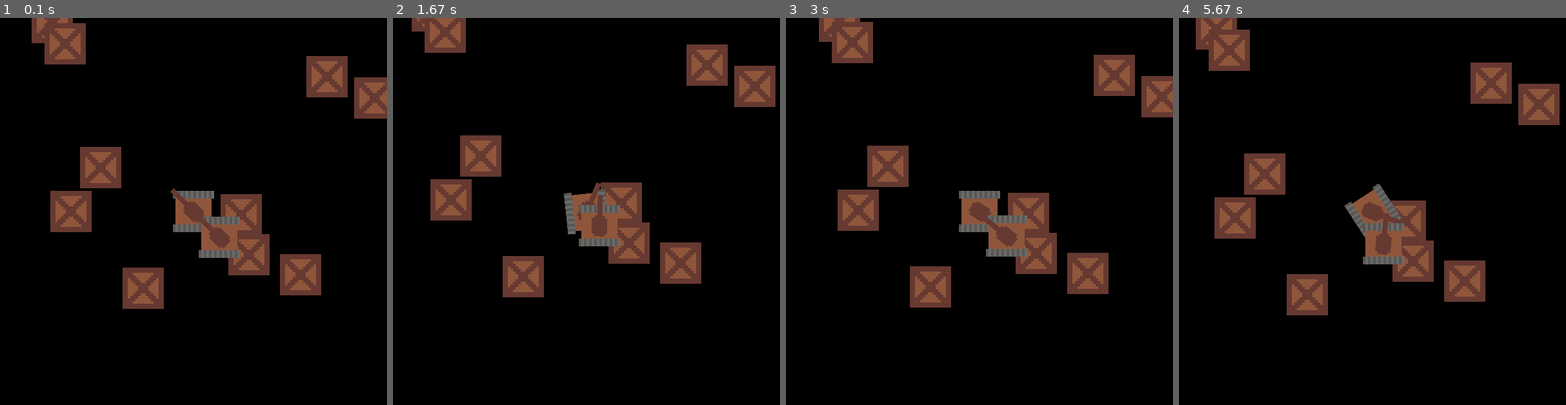
Above: before the commit, frames 1-4 (left to right).
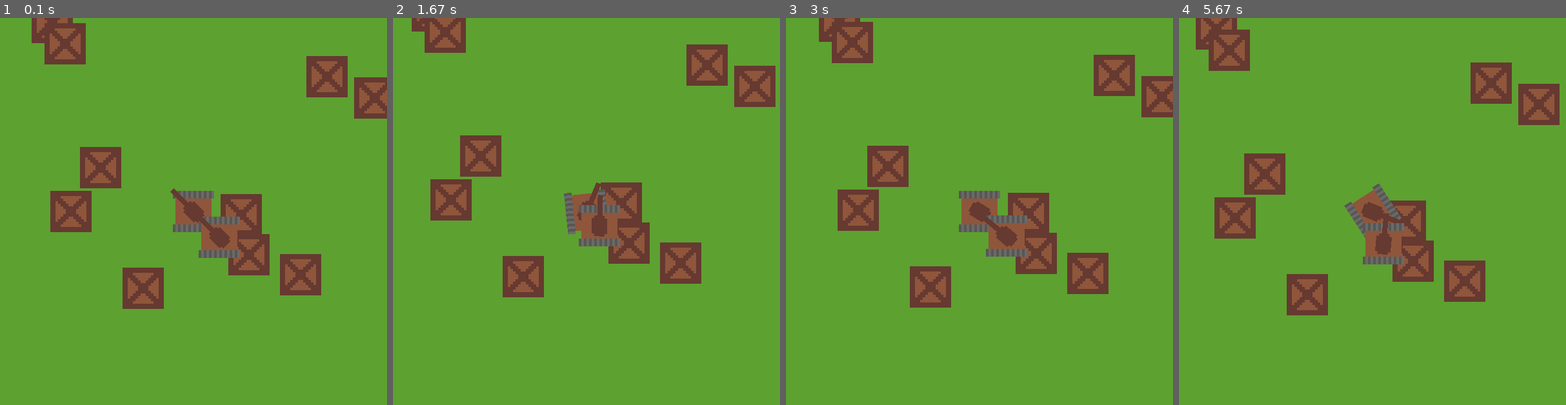
Above: after the commit, the same moments.

Repository: f1rsov08/PyGameProject
Game: pygame game, started from main.py
Two runs of this game, one before a commit and one after it. Both use one fixed random seed, a clock stepped at 60 frames per second and the inputs below.
Inputs (mouse positions are in pixels of both pictures, inside the frame that each line leads up to):
- Up to frame 1 (0.1 s): no input
- Up to frame 2 (1.67 s): hold D 0.33-0.8 s; move the mouse to (571, 226) at 0.37 s; hold W 0.83-1.13 s; move the mouse to (493, 215) at 0.87 s; hold D 1.17-1.63 s; move the mouse to (644, 76) at 1.2 s
- Up to frame 3 (3 s): hold A 1.67-2.2 s; move the mouse to (987, 79) at 1.7 s; hold S 2.23-2.53 s; move the mouse to (983, 250) at 2.27 s; hold A 2.57-2.97 s; move the mouse to (1080, 273) at 2.6 s
- Up to frame 4 (5.67 s): hold W 3-3.37 s; move the mouse to (1473, 176) at 3.03 s; hold D 3.4-4.03 s; move the mouse to (1511, 180) at 3.43 s; hold S 4.07-4.43 s; move the mouse to (1507, 288) at 4.1 s; hold A 4.47-4.93 s; move the mouse to (1387, 196) at 4.5 s; hold D 4.97-5.43 s; move the mouse to (1287, 141) at 5 s; hold W from 5.47 s (still down); move the mouse to (1476, 254) at 5.5 s

The runs differ from the first frame. In frame 1, 88% of the frame differs, in the area x 0-100%, y 0-100%; in frame 2, 89%; in frame 3, 88%; in frame 4, 88%.

Commit message:
Небольшие изменения и добавление комментариев

Diff:
--- a/main.py
+++ b/main.py
@@ -7,11 +7,13 @@
 pygame.init()
 size = width, height = 600, 600
 screen = pygame.display.set_mode(size)
-mouse_x, mouse_y = 0, 0
 all_sprites = pygame.sprite.Group()
 
 
 def load_image(name, colorkey=None):
+    '''
+    Функция для загрузки изображений
+    '''
     fullname = os.path.join('data', name)
     if not os.path.isfile(fullname):
         print(f"Файл с изображением '{fullname}' не найден")
@@ -27,7 +29,10 @@
     return image
 
 
-def blitRotate(surf, image, pos, originPos, angle):
+def blit_rotate(surf, image, pos, originPos, angle):
+    '''
+    Поворот спрайтов относительно центра
+    '''
     image_rect = image.get_rect(topleft=(pos[0] - originPos[0], pos[1] - originPos[1]))
     offset_center_to_pivot = pygame.math.Vector2(pos) - image_rect.center
 
@@ -43,23 +48,44 @@
 
 
 def distance(x1, y1, x2, y2):
+    '''
+    Расчет расстояния между точками
+    '''
     return ((x2 - x1) ** 2 + (y2 - y1) ** 2) ** 0.5
 
 
 class Camera:
+    '''
+    Камера
+    '''
+
     def __init__(self, x, y, attached_entity=None):
+        # Координаты камеры
         self.x, self.y = x, y
+        # Привязанная сущность
+        # Камера будет "следить" за ней
         self.attached_entity = attached_entity
 
     def update(self):
+        '''
+        Обновление камеры
+        '''
         if self.attached_entity is not None:
             self.x, self.y = self.attached_entity.x, self.attached_entity.y
 
-    def draw(self, screen, obj):
-        obj.draw(screen, self.x, self.y)
+    def draw(self, screen, objs):
+        '''
+        Рисование объектов
+        '''
+        for obj in objs:
+            obj.draw(screen, self.x, self.y)
 
 
 class Entity(pygame.sprite.Sprite):
+    '''
+    Сущность
+    '''
+
     def __init__(self, x, y, direction=0, health=100):
         super().__init__()
         # Положение в пространстве
@@ -69,33 +95,58 @@
         self.health = health
 
     def coords(self):
+        '''
+        Функция возвращает координаты сущности
+        '''
         return self.x, self.y
 
 
 class Tank(Entity):
+    '''
+    Танк
+    '''
+
     def __init__(self, x, y, direction=0, health=100, speed=1.5, ai='player'):
         super().__init__(x, y, direction, health)
+        # Загрузка изображений
         self.image_track = pygame.transform.scale(load_image("tank_track.png"), (128, 128))
         self.image_turret = pygame.transform.scale(load_image("tank_turret.png"), (128, 128))
+        # Задаем направление башни танка
         self.turret_direction = direction
+        # Скорость танка
         self.speed = speed
+        # ИИ
         self.ai = ai
 
     def move(self, multiplier=1):
+        '''
+        Перемещение танка
+        '''
         self.x += math.cos(math.radians(self.direction)) * self.speed * multiplier
         self.y += math.sin(math.radians(self.direction)) * self.speed * multiplier
 
     def turn(self, angle):
+        '''
+        Поворот танка
+        '''
         self.direction += angle
 
     def draw(self, screen, camera_x, camera_y):
+        '''
+        Рисование танка
+        '''
+        # Вычисляем координаты танка на экране при центре в (0, 0)
         x = (camera_x - self.x) * -1
         y = (camera_y - self.y) * -1
+        # Получаем координаты цели
         target_x, target_y = self.get_target()
+        # Вычисляем координаты цели относительно танка
         target_x, target_y = target_x - x, target_y - y
         try:
+            # Пробуем вычислить угол поворота башни танка
             target_angle = math.degrees(math.atan(target_y / target_x))
         except ZeroDivisionError:
+            # И если x оказался равен 0, то сами подставляем значения
             if target_y > 0:
                 target_angle = 90
             elif target_y < 0:
@@ -103,54 +154,87 @@
             else:
                 target_angle = 0
         else:
+            # А если нам удалось вычислить угол, то поворачиваем его на 180 градусов, если цель с другой стороны
             if target_x < 0:
                 target_angle += 180
-
-        blitRotate(screen, self.image_track, (x + width // 2, y + height // 2), (64, 64),
-                   self.direction * -1)
-        blitRotate(screen, self.image_turret, (x + width // 2, y + height // 2), (64, 64),
-                   target_angle * -1)
+        # Рисуем
+        blit_rotate(screen, self.image_track, (x + width // 2, y + height // 2), (64, 64),
+                    self.direction * -1)
+        blit_rotate(screen, self.image_turret, (x + width // 2, y + height // 2), (64, 64),
+                    target_angle * -1)
 
     def get_target(self):
+        '''
+        Получаем цель танка
+        '''
         if self.ai == 'player':
-            return mouse_x - width // 2, mouse_y - height // 2
+            # Если танком управляет игрок, то функция возвращает координаты мыши
+            x, y = pygame.mouse.get_pos()
+            return x - width // 2, y - height // 2
         elif self.ai == 'enemy':
+            # Если танком управляет враг, то функция возвращает координаты ближайшего игрока
             return sorted(filter(lambda sprite: type(sprite) is Tank and sprite.ai == 'player', all_sprites),
                           key=lambda sprite: distance(self.x, self.y, sprite.x, sprite.y))[0].coords()
         else:
+            # Если кто-то другой, то 0, 0
             return 0, 0
 
 
 class Box(Entity):
+    '''
+    Коробка
+    '''
+
     def __init__(self, x, y, direction=0):
         super().__init__(x, y, direction, -1)
         self.box = pygame.transform.scale(load_image("box.png"), (128, 128))
 
     def draw(self, screen, camera_x, camera_y):
+        '''
+        Рисование коробки
+        '''
+        # Вычисляем координаты коробки на экране при центре в (0, 0)
         x = (camera_x - self.x) * -1
         y = (camera_y - self.y) * -1
-        blitRotate(screen, self.box, (x + width // 2, y + height // 2), (64, 64),
-                   self.direction * -1)
+        # Рисуем
+        blit_rotate(screen, self.box, (x + width // 2, y + height // 2), (64, 64),
+                    self.direction * -1)
 
 
 if __name__ == '__main__':
-    screen.fill((0, 0, 0))
+    # Травяной цвет)
+    screen.fill((93, 161, 48))
+    # Создаем 10 коробок, чтобы видеть перемещения танка
     for _ in range(10):
         all_sprites.add(Box(random.randint(-300, 300), random.randint(-300, 300)))
+
+    # Создаем танк игрока
     tank = Tank(0, 0)
+    # Создаем танк врага
     enemy_tank = Tank(40, 40, ai='enemy')
+
+    # Создаем камеру
     camera = Camera(0, 0, tank)
+
+    # Добавляем танки во группу спрайтов
     all_sprites.add(tank)
     all_sprites.add(enemy_tank)
+
+    # Часы
     clock = pygame.time.Clock()
+
+    # Основной цикл
     running = True
     while running:
+        # Проходимся по ивентам
         for event in pygame.event.get():
+            # Если окно закрыли, то завершаем цикл
             if event.type == pygame.QUIT:
                 running = False
-            elif event.type == pygame.MOUSEMOTION:
-                mouse_x, mouse_y = event.pos
+
+        # Получаем кнопки, которые нажаты
         keys = pygame.key.get_pressed()
+        # Управление на WASD
         if keys[pygame.K_w]:
             tank.move()
         if keys[pygame.K_s]:
@@ -160,12 +244,16 @@
         if keys[pygame.K_d]:
             tank.turn(1.5)
 
+        # Обновляем камеру
         camera.update()
 
-        screen.fill((0, 0, 0))
-        for sprite in all_sprites:
-            camera.draw(screen, sprite)
-
+        # Рисуем все что надо
+        screen.fill((93, 161, 48))
+        camera.draw(screen, all_sprites)
+
+        # Обновляем экран
         pygame.display.flip()
+
+        # Ждем следующий кадр
         clock.tick(60)
 pygame.quit()
